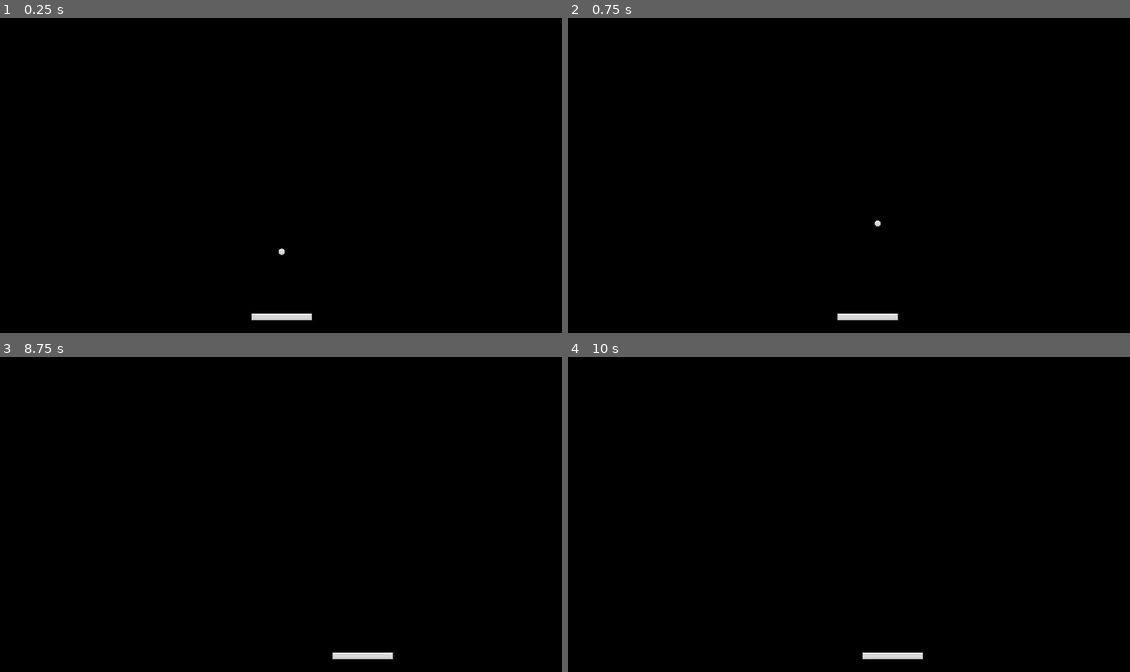
Above: before the commit, frames 1-4 (two rows, left to right).
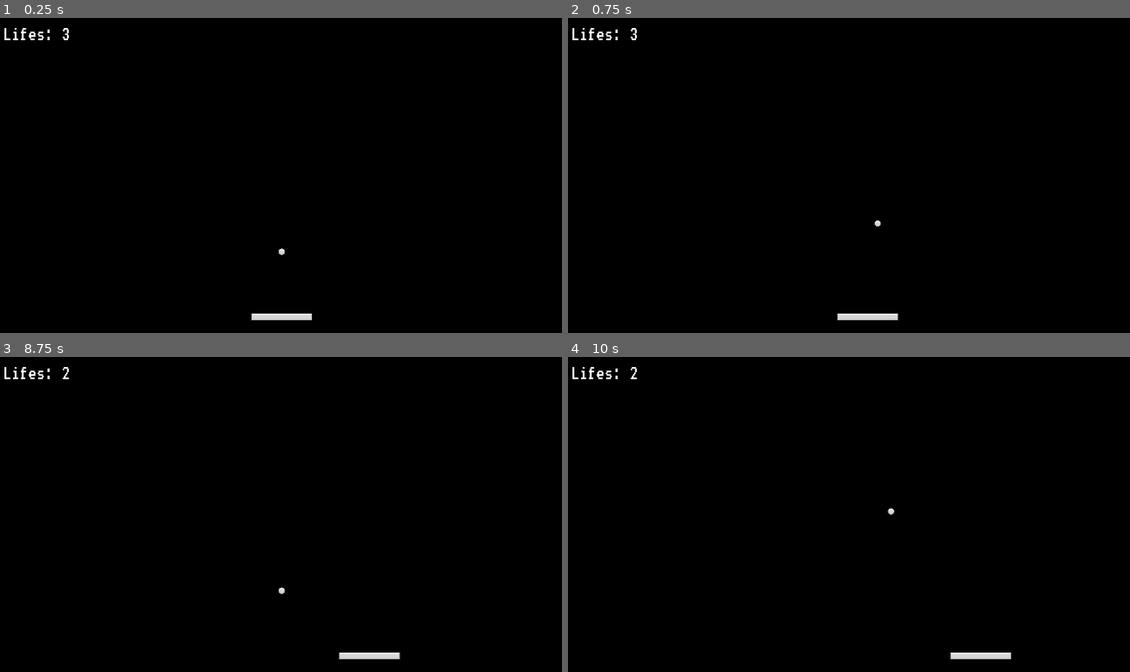
Above: after the commit, the same moments.

Repository: anqeloh/BrickBreaker
Game: Godot game, scene res://Scenes/main.tscn
The game is run twice, just before and just after one commit, with the same random seed, the same clock (stepped at 60 frames per second) and the same inputs.
Inputs:
- Up to frame 1 (0.25 s): no input
- Up to frame 2 (0.75 s): tap Enter at 0.5 s; hold D (right) from 0.53 s (still down)
- Up to frame 3 (8.75 s): release D (right) at 1.28 s; hold A (left) 1.28-2.03 s; hold D (right) 2.03-3.53 s; hold A (left) 3.53-5.78 s; hold D (right) 5.78-8.03 s; hold A (left) from 8.03 s (still down)
- Up to frame 4 (10 s): release A (left) at 9.53 s; hold D (right) from 9.53 s (still down)

The runs differ from the first frame. In frame 1, 0.2% of the frame differs, in the area x 0-13%, y 3-8%; in frame 2, 0.2%; in frame 3, 0.2%; in frame 4, 0.7%, in the area x 0-79%, y 3-97%.

Commit message:
Losing the life and the game - DONE

Diff:
--- a/BrickBreaker/Scenes/ball.tscn
+++ b/BrickBreaker/Scenes/ball.tscn
@@ -1,7 +1,7 @@
 [gd_scene load_steps=4 format=3 uid="uid://b60fjsfepibic"]
 
-[ext_resource type="Script" path="res://Scenes/ball.gd" id="1_3w6c3"]
 [ext_resource type="Texture2D" uid="uid://c8l7ke1ygg27h" path="res://Assets/Ball.png" id="1_b2w5d"]
+[ext_resource type="Script" path="res://Scripts/ball.gd" id="1_djxps"]
 
 [sub_resource type="CircleShape2D" id="CircleShape2D_07xao"]
 radius = 32.0
@@ -9,7 +9,7 @@
 [node name="Ball" type="CharacterBody2D"]
 scale = Vector2(0.25, 0.25)
 motion_mode = 1
-script = ExtResource("1_3w6c3")
+script = ExtResource("1_djxps")
 
 [node name="Sprite2D" type="Sprite2D" parent="."]
 texture = ExtResource("1_b2w5d")
--- /dev/null
+++ b/BrickBreaker/Scenes/death_zone.tscn
@@ -0,0 +1,15 @@
+[gd_scene load_steps=3 format=3 uid="uid://86qml76r13du"]
+
+[ext_resource type="Script" path="res://Scripts/death_zone.gd" id="1_77885"]
+
+[sub_resource type="RectangleShape2D" id="RectangleShape2D_lyy4n"]
+size = Vector2(5212, 51)
+
+[node name="DeathZone" type="Area2D"]
+script = ExtResource("1_77885")
+
+[node name="CollisionShape2D" type="CollisionShape2D" parent="."]
+position = Vector2(-637, 15.5)
+shape = SubResource("RectangleShape2D_lyy4n")
+
+[connection signal="body_entered" from="." to="." method="_on_body_entered"]
--- a/BrickBreaker/Scenes/main.tscn
+++ b/BrickBreaker/Scenes/main.tscn
@@ -1,10 +1,14 @@
-[gd_scene load_steps=4 format=3 uid="uid://b74voul2ykd2o"]
+[gd_scene load_steps=6 format=3 uid="uid://b74voul2ykd2o"]
 
 [ext_resource type="PackedScene" uid="uid://ckh6rj81mngqb" path="res://Scenes/paddle.tscn" id="1_e4icp"]
 [ext_resource type="PackedScene" uid="uid://b60fjsfepibic" path="res://Scenes/ball.tscn" id="1_inmpj"]
 [ext_resource type="PackedScene" uid="uid://c7svyum44wlbk" path="res://Scenes/wall.tscn" id="3_crp1v"]
+[ext_resource type="PackedScene" uid="uid://86qml76r13du" path="res://Scenes/death_zone.tscn" id="4_2rp83"]
+[ext_resource type="PackedScene" uid="uid://cr403i5e0re0l" path="res://Scenes/ui.tscn" id="5_nvmto"]
 
 [node name="main" type="Node"]
+
+[node name="UI" parent="." instance=ExtResource("5_nvmto")]
 
 [node name="Camera2D" type="Camera2D" parent="."]
 
@@ -13,9 +17,11 @@
 collision_layer = 2
 camera = NodePath("../Camera2D")
 
-[node name="Ball" parent="." instance=ExtResource("1_inmpj")]
+[node name="Ball" parent="." node_paths=PackedStringArray("death_zone", "ui") instance=ExtResource("1_inmpj")]
 position = Vector2(0, 152)
 collision_mask = 14
+death_zone = NodePath("../DeathZone")
+ui = NodePath("../UI")
 
 [node name="Walls" type="Node" parent="."]
 
@@ -32,3 +38,7 @@
 position = Vector2(586, -54)
 rotation = 1.5708
 collision_layer = 4
+
+[node name="DeathZone" parent="." instance=ExtResource("4_2rp83")]
+position = Vector2(185, 352)
+scale = Vector2(0.25, 0.25)
--- /dev/null
+++ b/BrickBreaker/Scenes/ui.tscn
@@ -0,0 +1,67 @@
+[gd_scene load_steps=4 format=3 uid="uid://cr403i5e0re0l"]
+
+[ext_resource type="Script" path="res://Scripts/ui.gd" id="1_kiua8"]
+[ext_resource type="FontFile" uid="uid://b4pqfbvte11k6" path="res://Assets/VT323-Regular.ttf" id="2_ux8if"]
+
+[sub_resource type="StyleBoxFlat" id="StyleBoxFlat_l8m0x"]
+bg_color = Color(1, 0.345098, 0.290196, 1)
+
+[node name="UI" type="CanvasLayer"]
+script = ExtResource("1_kiua8")
+
+[node name="MarginContainer" type="MarginContainer" parent="."]
+anchors_preset = 15
+anchor_right = 1.0
+anchor_bottom = 1.0
+grow_horizontal = 2
+grow_vertical = 2
+theme_override_constants/margin_left = 16
+theme_override_constants/margin_top = 16
+theme_override_constants/margin_right = 16
+theme_override_constants/margin_bottom = 16
+
+[node name="HBoxContainer" type="HBoxContainer" parent="MarginContainer"]
+layout_mode = 2
+
+[node name="LifesLabel" type="Label" parent="MarginContainer/HBoxContainer"]
+unique_name_in_owner = true
+texture_filter = 1
+layout_mode = 2
+size_flags_horizontal = 0
+size_flags_vertical = 0
+theme_override_fonts/font = ExtResource("2_ux8if")
+theme_override_font_sizes/font_size = 42
+text = "Lifes: 3"
+
+[node name="GameLostContainer" type="CenterContainer" parent="."]
+visible = false
+anchors_preset = 15
+anchor_right = 1.0
+anchor_bottom = 1.0
+grow_horizontal = 2
+grow_vertical = 2
+
+[node name="Panel" type="Panel" parent="GameLostContainer"]
+custom_minimum_size = Vector2(300, 300)
+layout_mode = 2
+theme_override_styles/panel = SubResource("StyleBoxFlat_l8m0x")
+
+[node name="VBoxContainer" type="VBoxContainer" parent="GameLostContainer/Panel"]
+layout_mode = 1
+anchors_preset = 15
+anchor_right = 1.0
+anchor_bottom = 1.0
+grow_horizontal = 2
+grow_vertical = 2
+alignment = 1
+
+[node name="Label" type="Label" parent="GameLostContainer/Panel/VBoxContainer"]
+layout_mode = 2
+text = "YOU HAVE LOST"
+horizontal_alignment = 1
+
+[node name="GameLostButton" type="Button" parent="GameLostContainer/Panel/VBoxContainer"]
+layout_mode = 2
+text = "RESTART GAME"
+
+[connection signal="pressed" from="GameLostContainer/Panel/VBoxContainer/GameLostButton" to="." method="_on_game_lost_button_pressed"]
--- a/BrickBreaker/Scenes/ball.gd
+++ b/BrickBreaker/Scripts/ball.gd
@@ -1,11 +1,15 @@
 extends CharacterBody2D
 
 class_name Ball
+
+signal life_lost
 
 const VELOCITY_LIMIT = 40
 
 @export var ball_speed = 20
 @export var lifes = 3
+@export var death_zone: DeathZone
+@export var ui: UI
 
 var speed_up_factor = 1.05
 
@@ -13,7 +17,9 @@
 
 var start_position: Vector2
 func _ready():
+	ui.set_lifes(lifes)
 	start_position = position
+	death_zone.life_lost.connect(on_life_lost)
 
 func _physics_process(delta):
 	var collision = move_and_collide(velocity * ball_speed * delta)
@@ -27,3 +33,16 @@
 	randomize()
 
 	velocity = Vector2(randf_range(-1, 1), randf_range(-.1, -1_)).normalized() * ball_speed
+
+func on_life_lost():
+	lifes -= 1
+	if lifes == 0:
+		ui.game_over()
+	else:
+		life_lost.emit()
+		reset_ball()
+		ui.set_lifes(lifes)
+
+func reset_ball():
+	position = start_position
+	velocity = Vector2.ZERO
--- /dev/null
+++ b/BrickBreaker/Scripts/death_zone.gd
@@ -0,0 +1,8 @@
+extends Area2D
+
+class_name DeathZone
+
+signal life_lost
+
+func _on_body_entered(body):
+	life_lost.emit()
--- a/BrickBreaker/Scripts/paddle.gd
+++ b/BrickBreaker/Scripts/paddle.gd
@@ -14,6 +14,7 @@
 @onready var collision_shape_2d = $CollisionShape2D
 
 func _ready():
+	ball.life_lost.connect(on_ball_lost)
 	camera_rect = camera.get_viewport_rect()
 	half_paddle_width = collision_shape_2d.shape.get_rect().size.x / 2 * scale.x
 
@@ -41,3 +42,7 @@
 	if direction != Vector2.ZERO && !is_ball_started:
 		ball.start_ball()
 		is_ball_started = true
+
+func on_ball_lost():
+	is_ball_started = false
+	direction = Vector2.ZERO
--- /dev/null
+++ b/BrickBreaker/Scripts/ui.gd
@@ -0,0 +1,15 @@
+extends CanvasLayer
+
+class_name UI
+
+@onready var lifes_label = %LifesLabel
+@onready var game_lost_container = $GameLostContainer
+
+func set_lifes(lifes: int):
+	lifes_label.text = "Lifes: %d" % lifes
+
+func game_over():
+	game_lost_container.show()
+
+func _on_game_lost_button_pressed():
+	get_tree().reload_current_scene()
